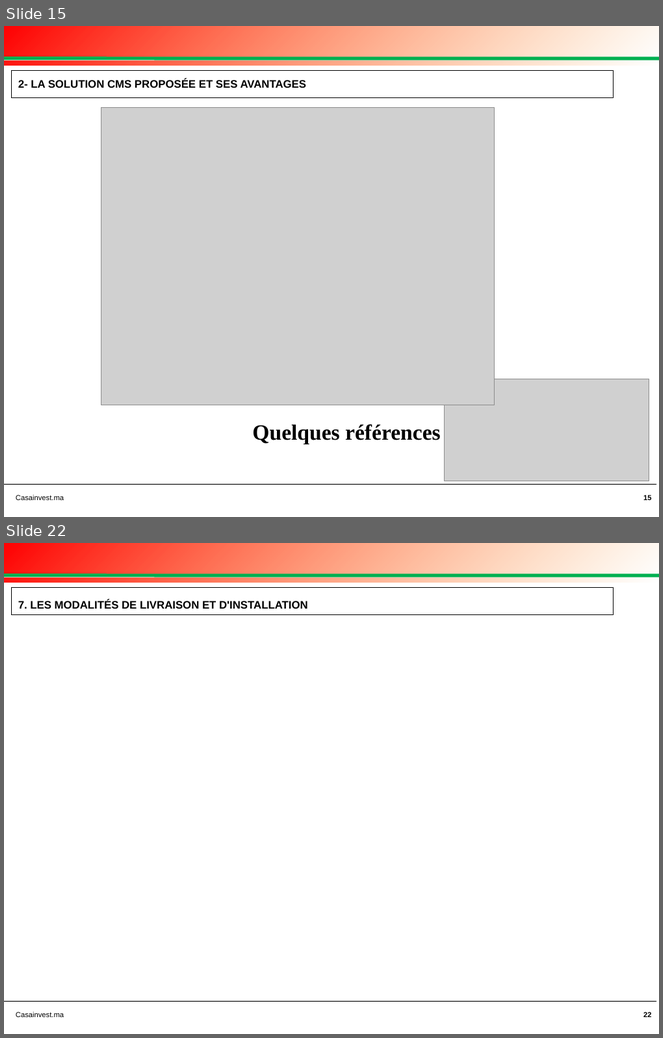
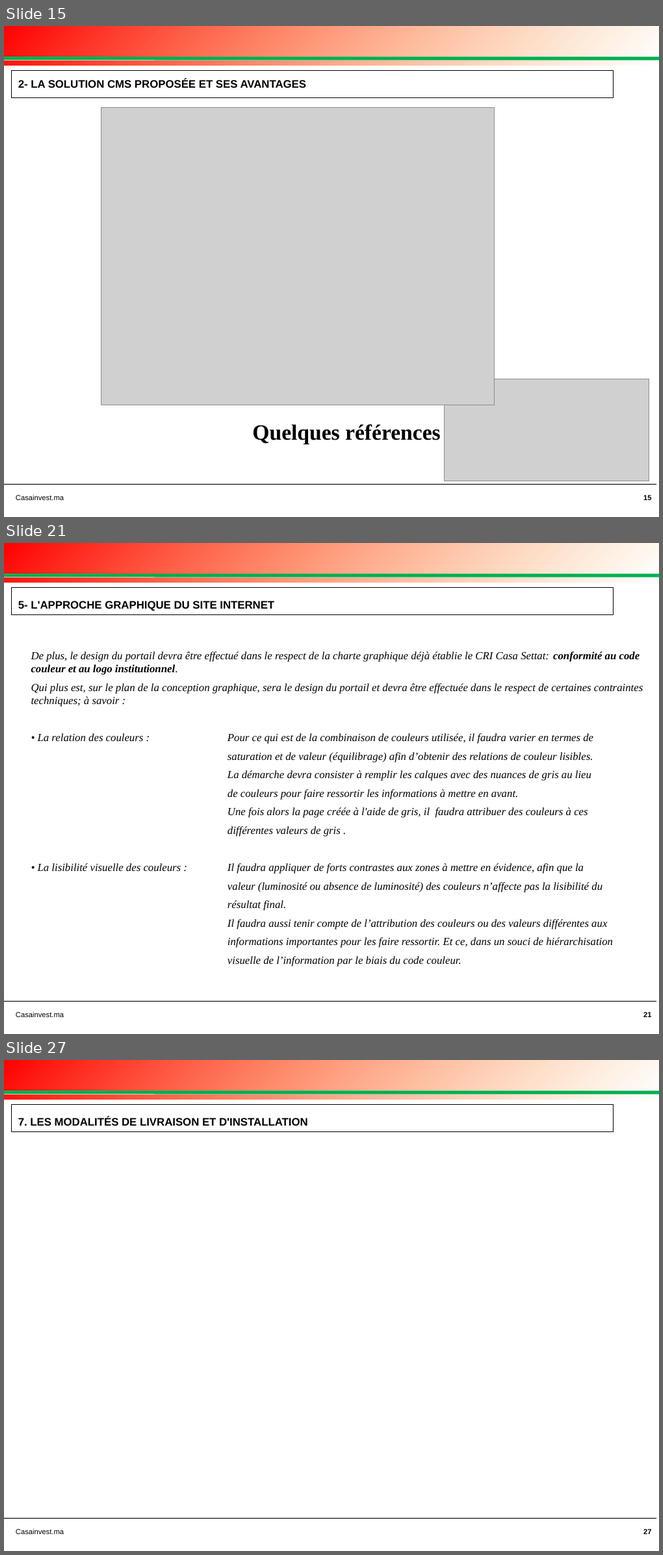
Before and after one commit to achafak/casainvest, a slide deck: DOSSIER TECHNIQUE AO CRI.pptx. Shown one above the other, each under a label of ours: slides 15 and 22 before the commit, slides 15, 21 and 27 after it; the slides between them are not shown. The pictures are 663x1038 and 663x1555 pixels, drawn with LibreOffice and Linux fonts; fonts in the diff are those of the drawing; grey boxes stand for pictures; background and template pictures are left out. Boxes give left, top, right and bottom in pixels: in the first picture for what was removed or moved away, otherwise in the second. Text is boxed around its words. In the diff, an @@ line names an element or a change of style, - is before the commit and + after.

```diff
--- a/DOSSIER TECHNIQUE AO CRI.pptx
+++ b/DOSSIER TECHNIQUE AO CRI.pptx
@@ slide 21 added at (4,543,659,1034), background #FFFFFF; not listed: 5 template elements that a slide beside it also shows @@
@@ rectangle added at (12,588,613,615), fill #FFFFFF at 50% opacity, outline #000000 0.75 pt, 12 pt, text #000000, bold @@
+5- L'APPROCHE GRAPHIQUE DU SITE INTERNET
@@ text added at (31,652,643,967), 12 pt, text #000000, italic @@
+De plus, le design du portail devra être effectué dans le respect de la charte graphique déjà établie le CRI Casa Settat: conformité au code couleur et au logo institutionnel.
+Qui plus est, sur le plan de la conception graphique, sera le design du portail et devra être effectuée dans le respect de certaines contraintes techniques; à savoir :
+• La relation des couleurs : Pour ce qui est de la combinaison de couleurs utilisée, il faudra varier en termes de
+saturation et de valeur (équilibrage) afin d’obtenir des relations de couleur lisibles.
+La démarche devra consister à remplir les calques avec des nuances de gris au lieu
+de couleurs pour faire ressortir les informations à mettre en avant.
+Une fois alors la page créée à l'aide de gris, il faudra attribuer des couleurs à ces
+différentes valeurs de gris .
+• La lisibilité visuelle des couleurs : Il faudra appliquer de forts contrastes aux zones à mettre en évidence, afin que la
+valeur (luminosité ou absence de luminosité) des couleurs n’affecte pas la lisibilité du
+résultat final.
+Il faudra aussi tenir compte de l’attribution des couleurs ou des valeurs différentes aux
+informations importantes pour les faire ressortir. Et ce, dans un souci de hiérarchisation
+visuelle de l’information par le biais du code couleur.
@@ page number added at (644,1012,651,1017), 8 pt, text #000000 @@
+21
@@ what was slide 22 is now slide 27 @@
@@ page number at (644,1529,651,1534): text changed @@
-22
+27
```
Also in this commit, not shown: 14 slides changed, 4 other slides added, 20 slides removed, 28 other files.
